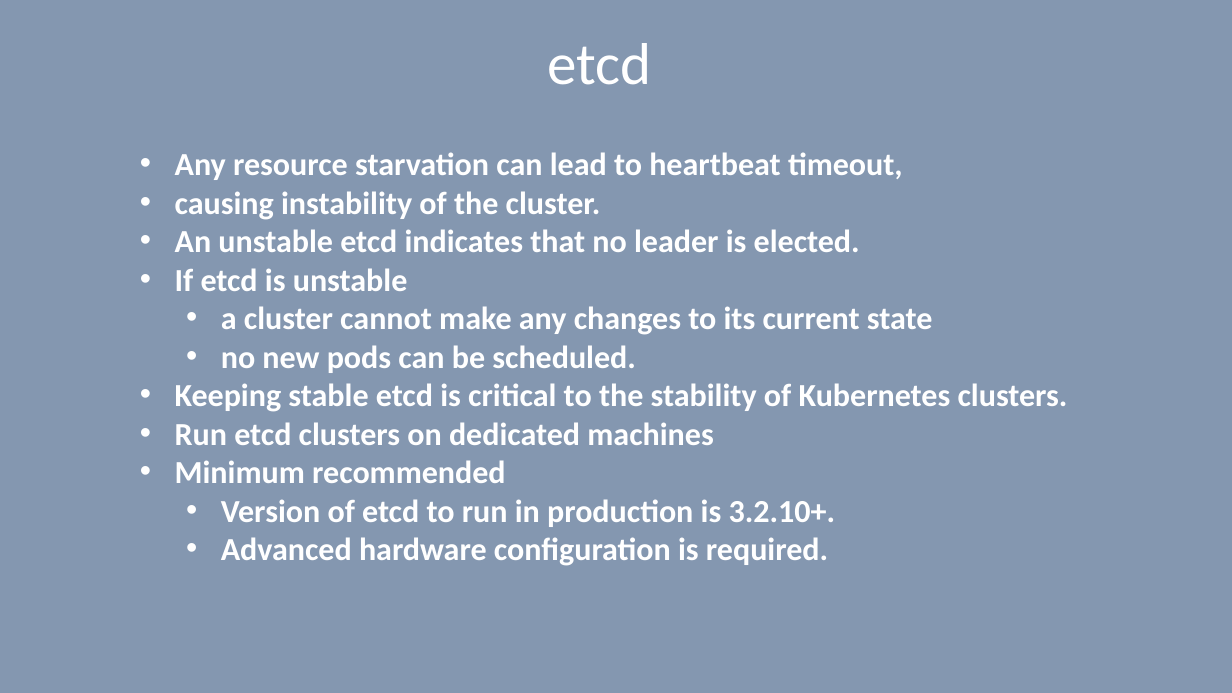
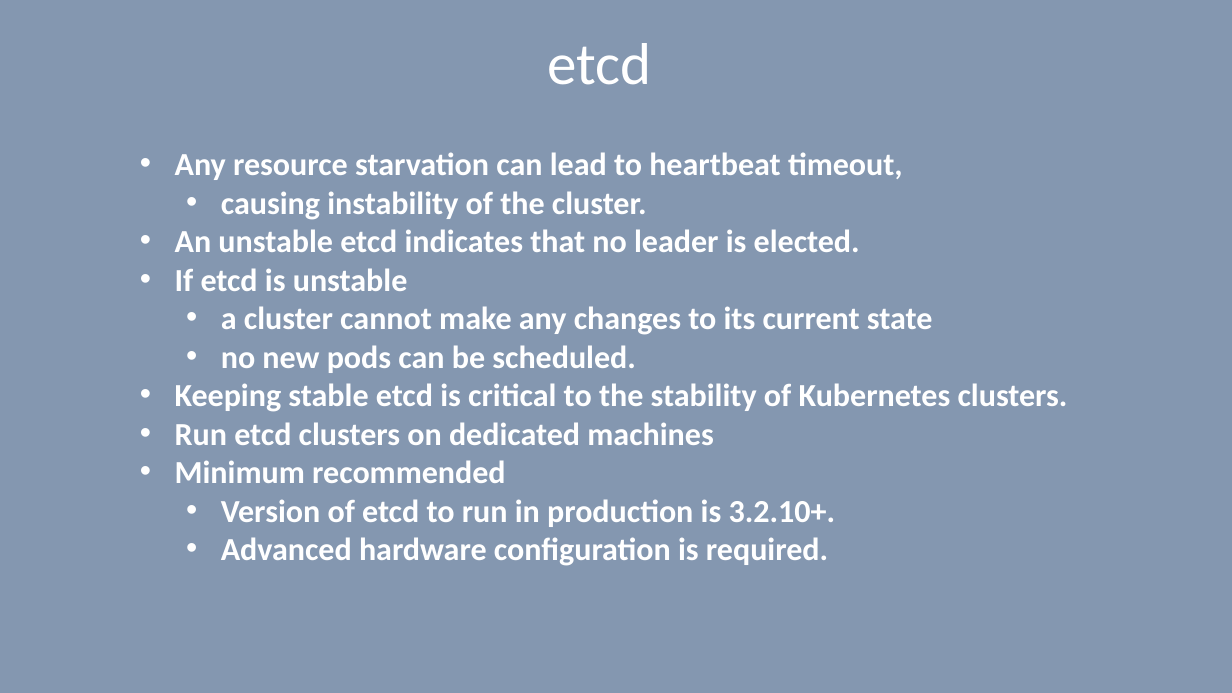
Before and after one commit to vilasvarghese/CKA, a slide deck: slide 8 of notes/CKA_1-19.pptx. Drawn at 1232x693 pixels with LibreOffice and Linux fonts; fonts in the diff are those of the drawing. Boxes give left, top, right and bottom in pixels: in the first picture for what was removed or moved away, otherwise in the second. Text is boxed around its words. In the diff, an @@ line names an element or a change of style, - is before the commit and + after.

```diff
--- a/notes/CKA_1-19.pptx
+++ b/notes/CKA_1-19.pptx
@@ text at <box>221,191,647,220</box>: list level 1 to 2 in "causing instability of the cluster." @@
```
Also in this commit, not shown: 3 other slides changed, 10 other files.
